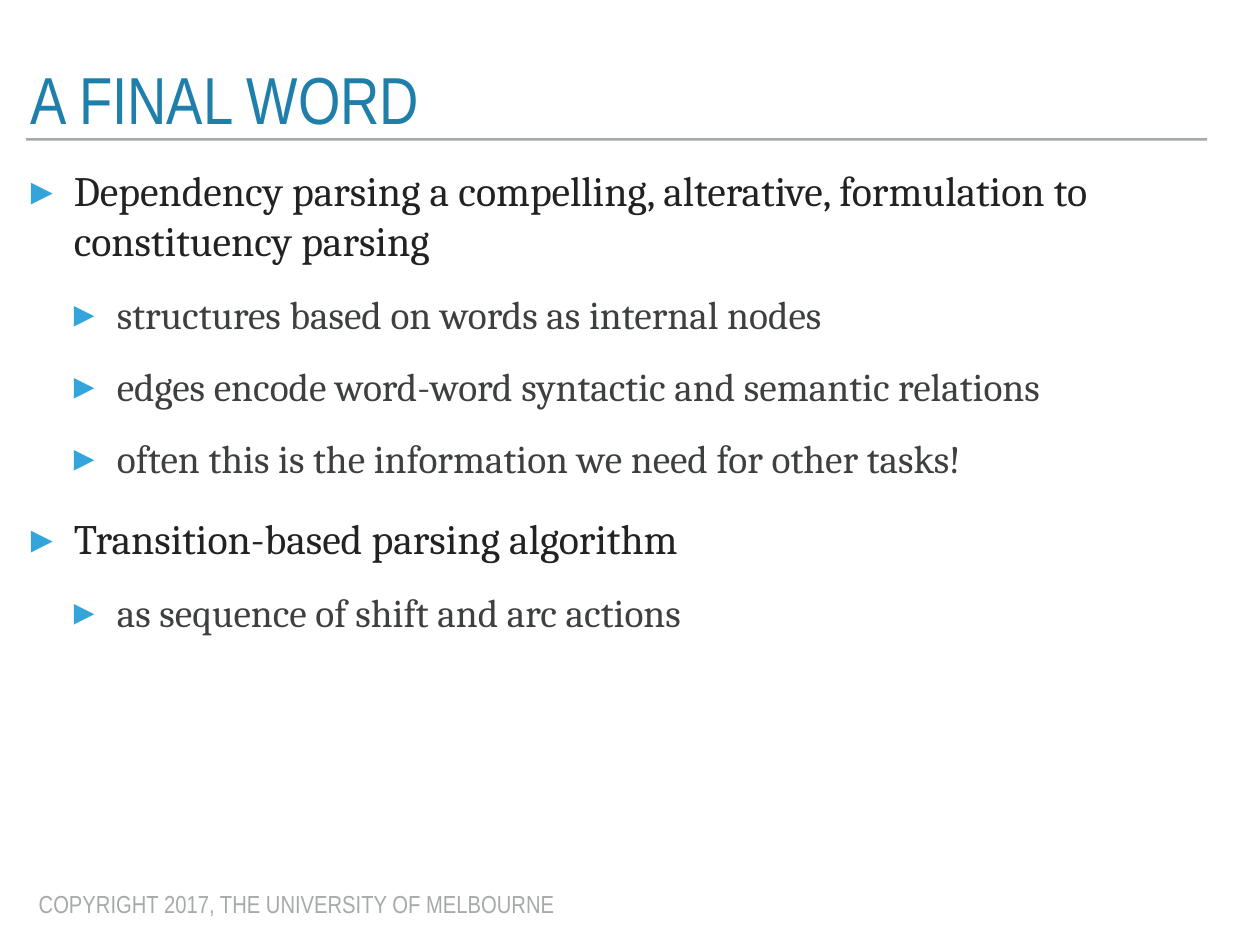
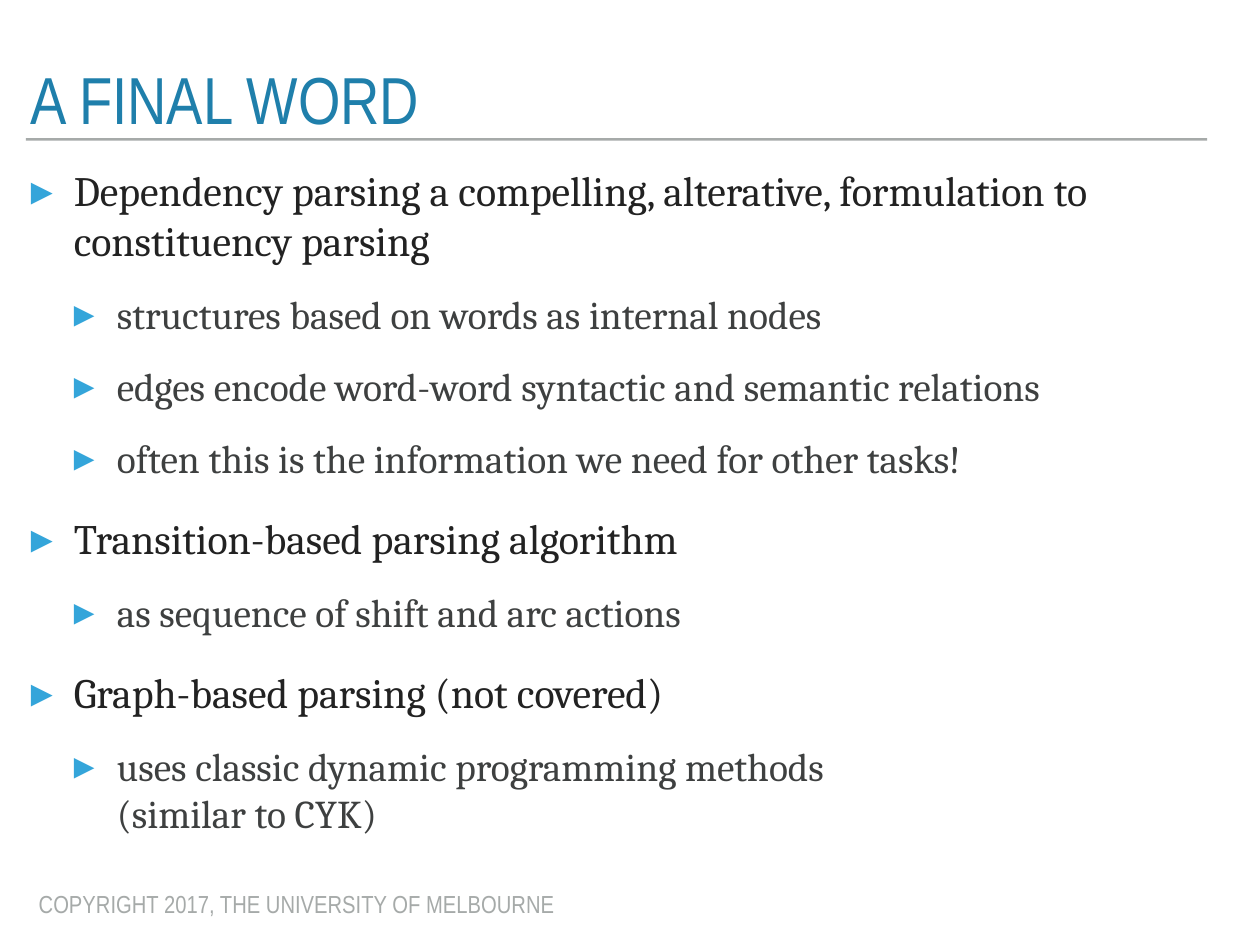
Before and after one commit to trevorcohn/comp90042, a slide deck: slide 21 of slides/WSTA_L7_dependency.pptx. Drawn at 1260x945 pixels with LibreOffice and Linux fonts; fonts in the diff are those of the drawing. Boxes give left, top, right and bottom in pixels: in the first picture for what was removed or moved away, otherwise in the second. Text is boxed around its words. In the diff, an @@ line names an element or a change of style, - is before the commit and + after.

```diff
--- a/slides/WSTA_L7_dependency.pptx
+++ b/slides/WSTA_L7_dependency.pptx
@@ text at [74,678,824,834]: paragraphs added @@
+▸ Graph-based parsing (not covered)
+  ▸ uses classic dynamic programming methods
+    (similar to CYK)
```
Also in this commit, not shown: 4 other slides changed, 3 other files.
